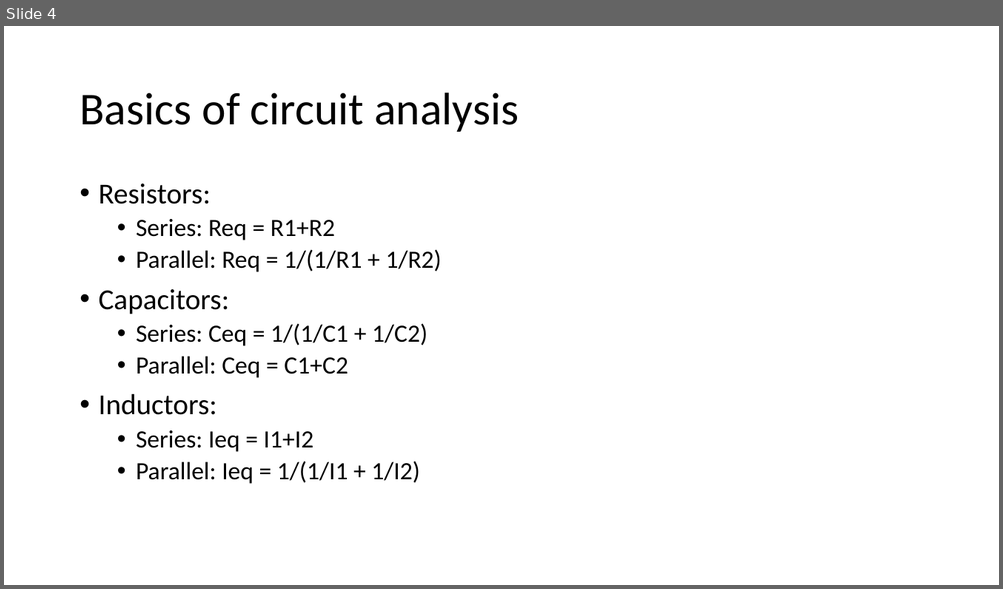
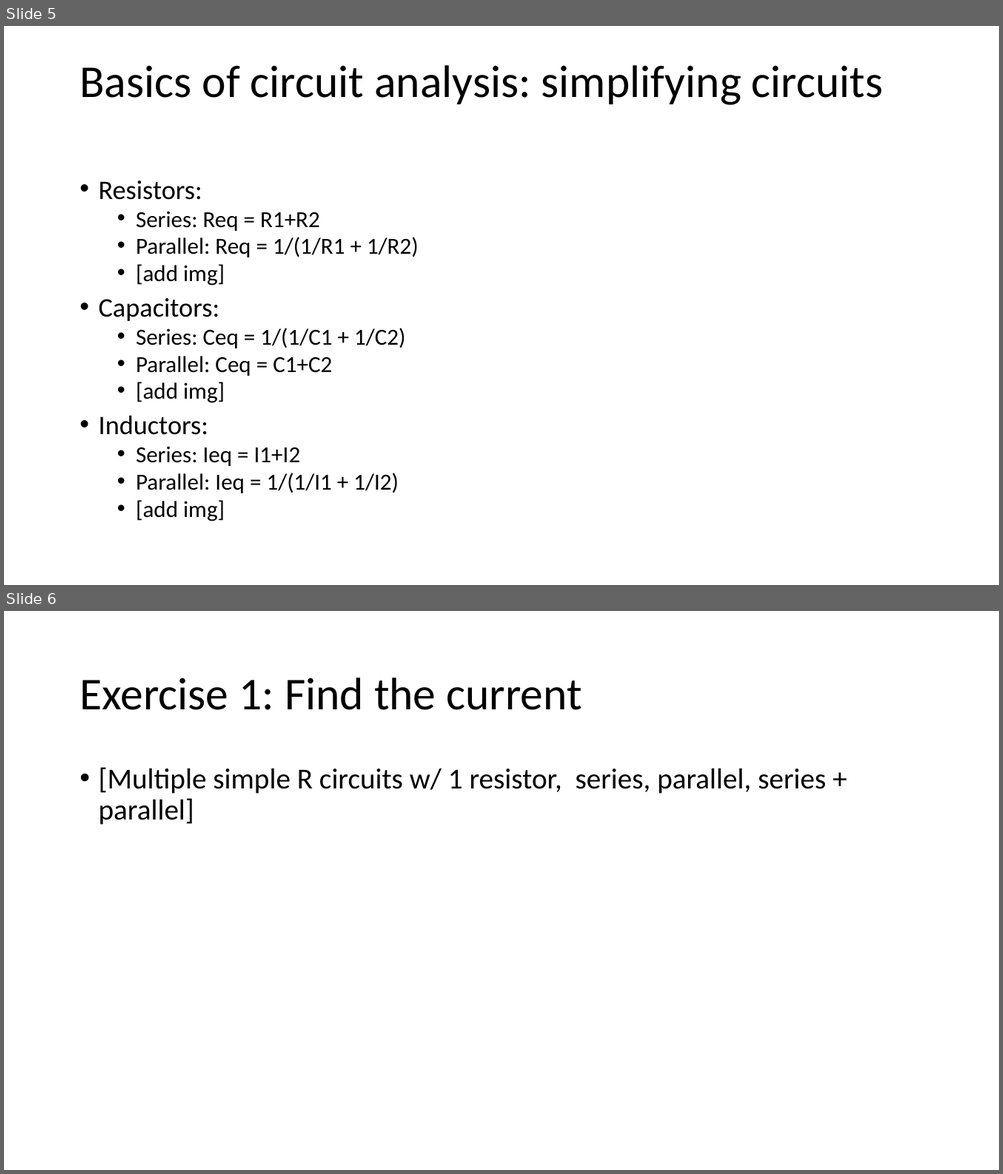
Before and after one commit to Runtime-Learner/McGill-BattleBots-Club, a slide deck: ECSE/Workshop-1/workshop1.pptx. Shown one above the other, each under a label of ours: slide 4 before the commit, slides 5 and 6 after it. The pictures are 1003x589 and 1003x1174 pixels, drawn with LibreOffice and Linux fonts; fonts in the diff are those of the drawing. Boxes give left, top, right and bottom in pixels: in the first picture for what was removed or moved away, otherwise in the second. Text is boxed around its words. In the diff, an @@ line names an element or a change of style, - is before the commit and + after.

```diff
--- a/ECSE/Workshop-1/workshop1.pptx
+++ b/ECSE/Workshop-1/workshop1.pptx
@@ slide 6 added at (x1=4, y1=611, x2=999, y2=1170), background #FFFFFF @@
@@ title added at (x1=79, y1=678, x2=581, y2=710), 44 pt, text #000000 @@
+Exercise 1: Find the current
@@ text added at (x1=99, y1=767, x2=825, y2=825), 28 pt, text #000000 @@
+• [Multiple simple R circuits w/ 1 resistor, series, parallel, series + parallel]
@@ what was slide 4 is now slide 5 @@
@@ slide 5 changed as well @@
@@ title at (x1=79, y1=65, x2=883, y2=105): text changed @@
-Basics of circuit analysis
+Basics of circuit analysis: simplifying circuits
@@ text at (x1=99, y1=181, x2=418, y2=494): size 28 to 25.9 pt in "Resistors:", "Capacitors:", "Inductors:"; size 24 to 22.2 pt in "Series: Req = R1+R2", "Parallel: Req = 1/(1/R1 + 1/R2)", "Series: Ceq = 1/(1/C1 + 1/C2)", "Parallel: Ceq = C1+C2" and 2 more places; line spacing 0.9 to 0.8 @@
@@ text at (x1=136, y1=264, x2=225, y2=286): paragraph added @@
+  • [add img]
@@ text at (x1=136, y1=382, x2=225, y2=403): paragraph added @@
+  • [add img]
@@ text at (x1=136, y1=500, x2=225, y2=522): paragraph added @@
+  • [add img]
```
Also in this commit, not shown: 4 other slides changed, 4 other slides added, 4 other files.
